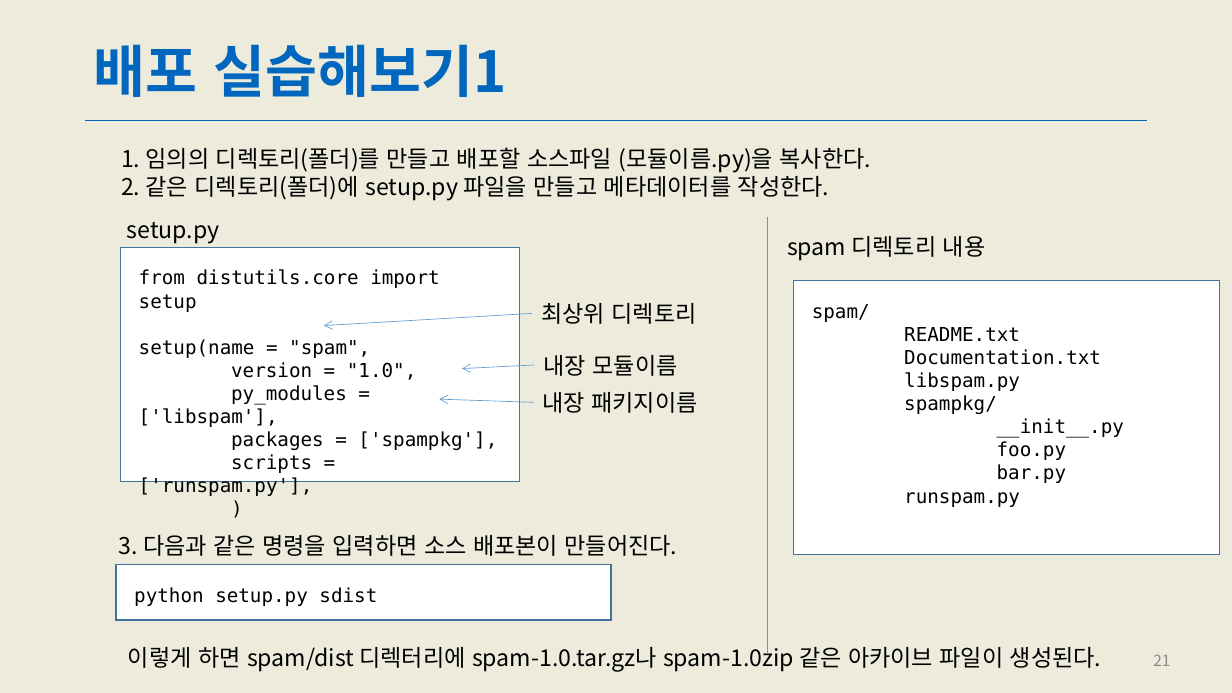
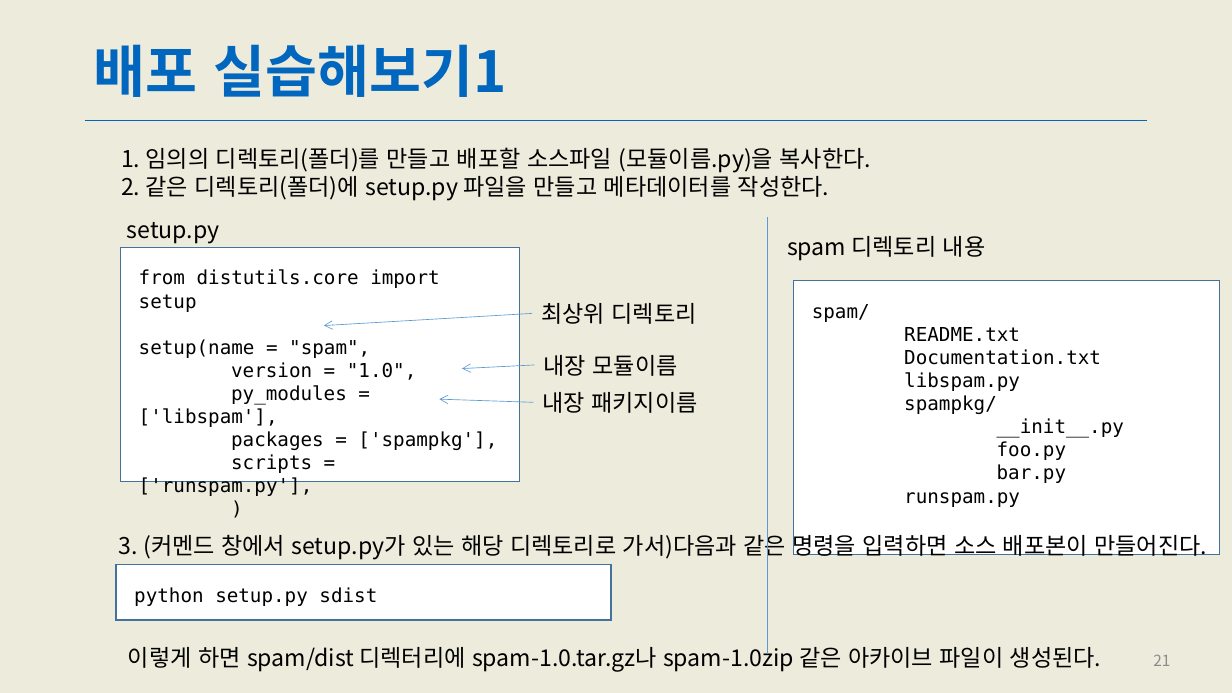
Before and after one commit to kai1945/PythonBasicStudy, a slide deck: slide 21 of PPT/ch8 모듈 패키지 배포.pptx. Drawn at 1232x693 pixels with LibreOffice and Linux fonts; fonts in the diff are those of the drawing. Boxes give left, top, right and bottom in pixels: in the first picture for what was removed or moved away, otherwise in the second. Text is boxed around its words. In the diff, an @@ line names an element or a change of style, - is before the commit and + after.

```diff
--- a/PPT/ch8 모듈 패키지 배포.pptx
+++ b/PPT/ch8 모듈 패키지 배포.pptx
@@ text at box(119, 531, 1207, 560): text changed @@
-3. 다음과 같은 명령을 입력하면 소스 배포본이 만들어진다.
+3. (커멘드 창에서 setup.py가 있는 해당 디렉토리로 가서)다음과 같은 명령을 입력하면 소스 배포본이 만들어진다.
```
Also in this commit, not shown: 1 other slide changed.
